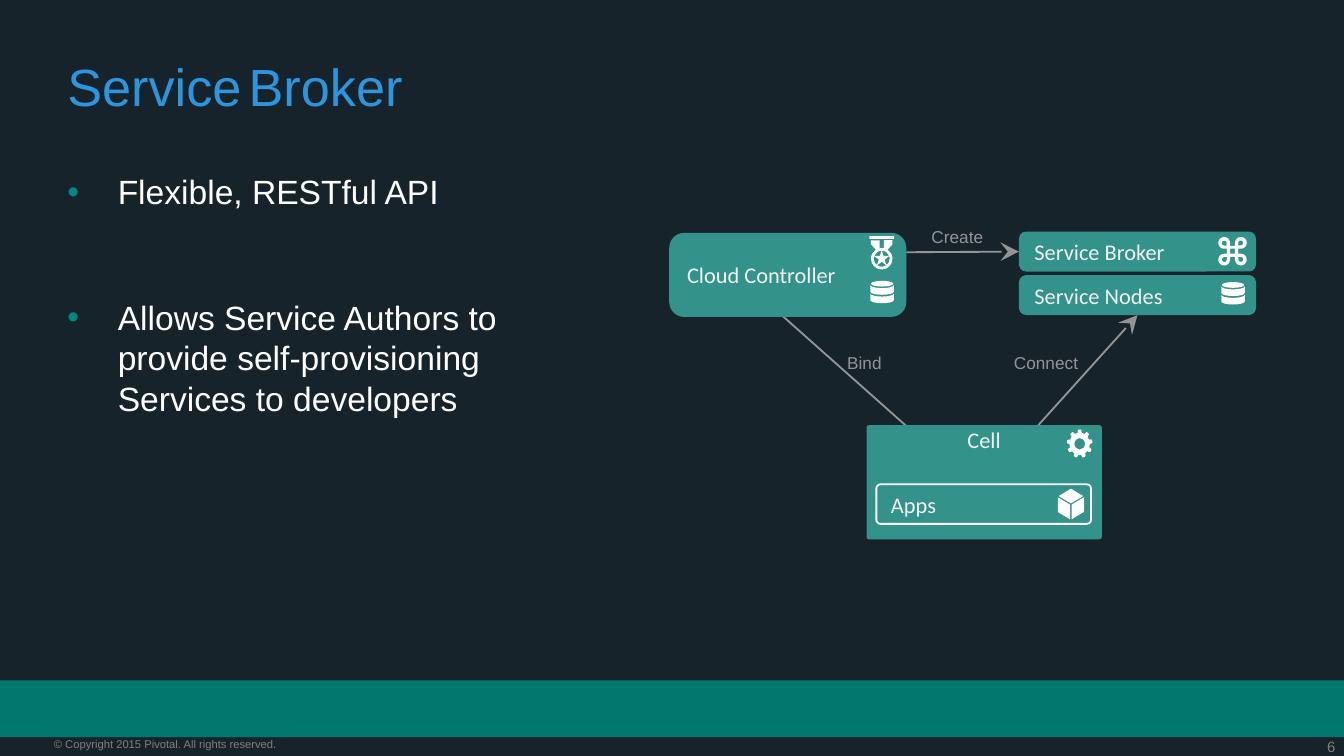
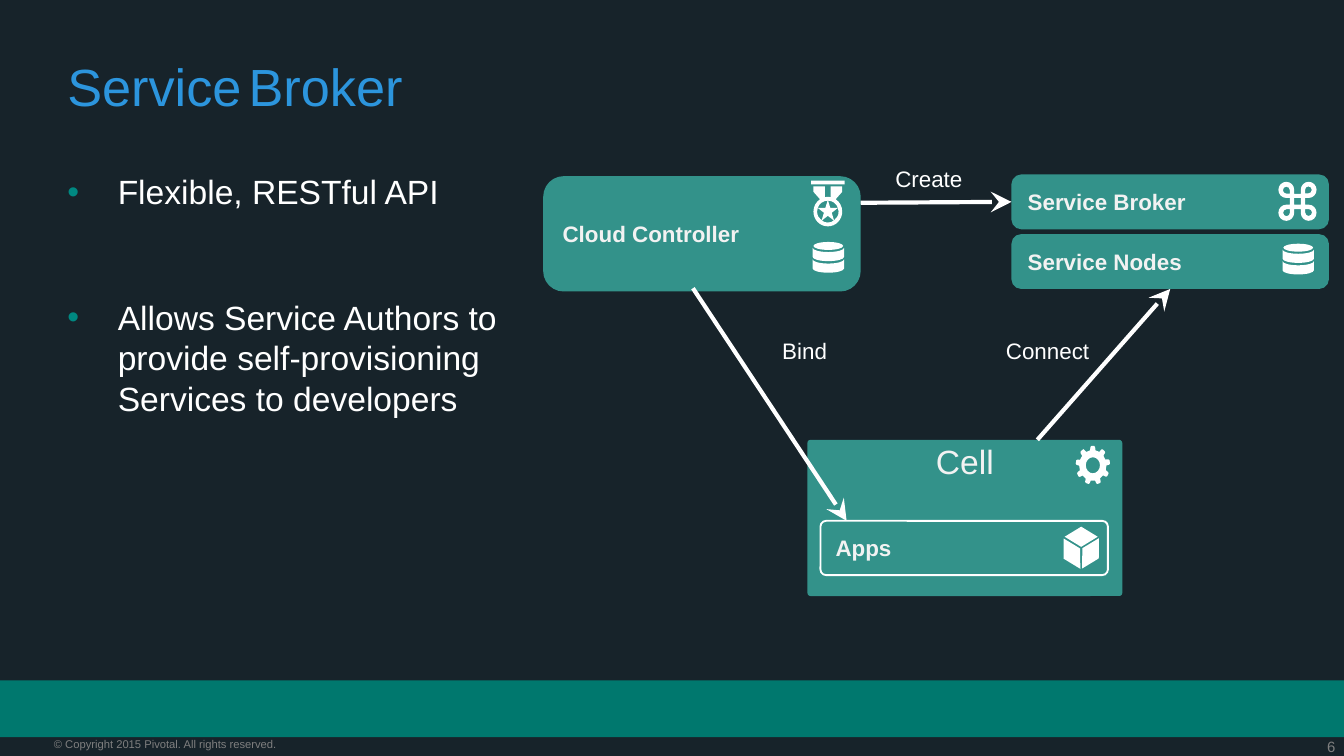
Before and after one commit to vmware-archive/PCF-Workshop-101, a slide deck: slide 6 of presentations/Session_4_Services_Overview.pptx. Drawn at 1344x756 pixels with LibreOffice and Linux fonts; fonts in the diff are those of the drawing; background and template pictures are left out. Boxes give left, top, right and bottom in pixels: in the first picture for what was removed or moved away, otherwise in the second. Text is boxed around its words. In the diff, an @@ line names an element or a change of style, - is before the commit and + after.

```diff
--- a/presentations/Session_4_Services_Overview.pptx
+++ b/presentations/Session_4_Services_Overview.pptx
@@ font Calibri to Arial, bold on in 4 elements at (1012, 234, 1329, 289), (821, 521, 1109, 575), (1012, 175, 1329, 230), (543, 176, 860, 292) @@
@@ rounded rectangle "Cloud Controller": place and size @@
-rounded rectangle "Cloud Controller" at (669, 233, 906, 317)
+rounded rectangle "Cloud Controller" at (543, 176, 860, 292)
@@ size 9.2 to 12 pt, text colour #949494 to #FFFFFF in 3 elements at (1006, 343, 1089, 360), (782, 342, 827, 360), (895, 171, 962, 188) @@
@@ text "Create": place and size @@
-text "Create" at (931, 231, 983, 243)
+text "Create" at (895, 171, 962, 188)
@@ rounded rectangle "Service Broker": place and size @@
-rounded rectangle "Service Broker" at (1019, 231, 1255, 271)
+rounded rectangle "Service Broker" at (1012, 175, 1329, 230)
@@ freeform shape: place and size @@
-freeform shape at (870, 237, 895, 270)
+freeform shape at (812, 181, 845, 227)
@@ arrow moved from (906, 253) - (1019, 251) to (860, 203) - (1012, 202) @@
@@ arrow (860, 203) - (1012, 202): stroke #949494 1 pt to #FFFFFF 2.25 pt @@
@@ freeform shape: place and size @@
-freeform shape at (1218, 237, 1246, 265)
+freeform shape at (1278, 181, 1316, 220)
@@ rounded rectangle "Service Nodes": place and size @@
-rounded rectangle "Service Nodes" at (1019, 276, 1255, 316)
+rounded rectangle "Service Nodes" at (1012, 234, 1329, 289)
@@ freeform shape: place and size @@
-freeform shape at (871, 281, 894, 304)
+freeform shape at (813, 242, 844, 273)
@@ freeform shape: place and size @@
-freeform shape at (1222, 282, 1245, 305)
+freeform shape at (1282, 243, 1313, 274)
@@ arrow moved from (781, 314) - (973, 487) to (694, 289) - (847, 521) @@
@@ arrow (694, 289) - (847, 521): stroke #949494 1 pt to #FFFFFF 2.25 pt @@
@@ arrow moved from (1039, 425) - (1137, 314) to (1038, 439) - (1171, 289) @@
@@ arrow (1038, 439) - (1171, 289): stroke #949494 1 pt to #FFFFFF 2.25 pt @@
@@ text "Bind": place and size @@
-text "Bind" at (847, 356, 881, 373)
+text "Bind" at (782, 342, 827, 360)
@@ text "Connect": place and size @@
-text "Connect" at (1014, 357, 1078, 369)
+text "Connect" at (1006, 343, 1089, 360)
@@ rounded rectangle "Cell": place and size @@
-rounded rectangle "Cell" at (867, 425, 1102, 539)
+rounded rectangle "Cell" at (808, 439, 1122, 595)
@@ rounded rectangle "Cell" at (808, 439, 1122, 595): size 12 to 18 pt, font Calibri to Arial @@
@@ freeform shape: place and size @@
-freeform shape at (1067, 430, 1093, 458)
+freeform shape at (1075, 446, 1110, 484)
@@ rounded rectangle "Apps": place and size @@
-rounded rectangle "Apps" at (876, 484, 1091, 523)
+rounded rectangle "Apps" at (821, 521, 1109, 575)
@@ freeform shape: place and size @@
-freeform shape at (1058, 489, 1085, 520)
+freeform shape at (1063, 527, 1098, 569)
```
Also in this commit, not shown: 7 other slides changed.
